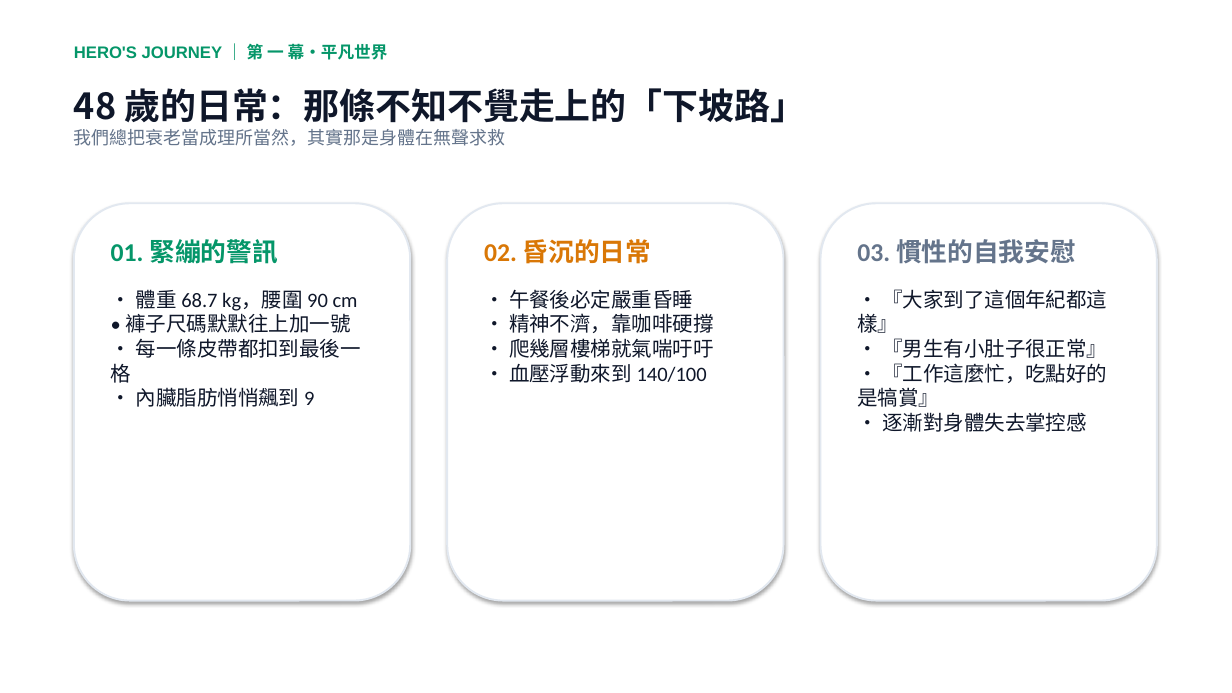
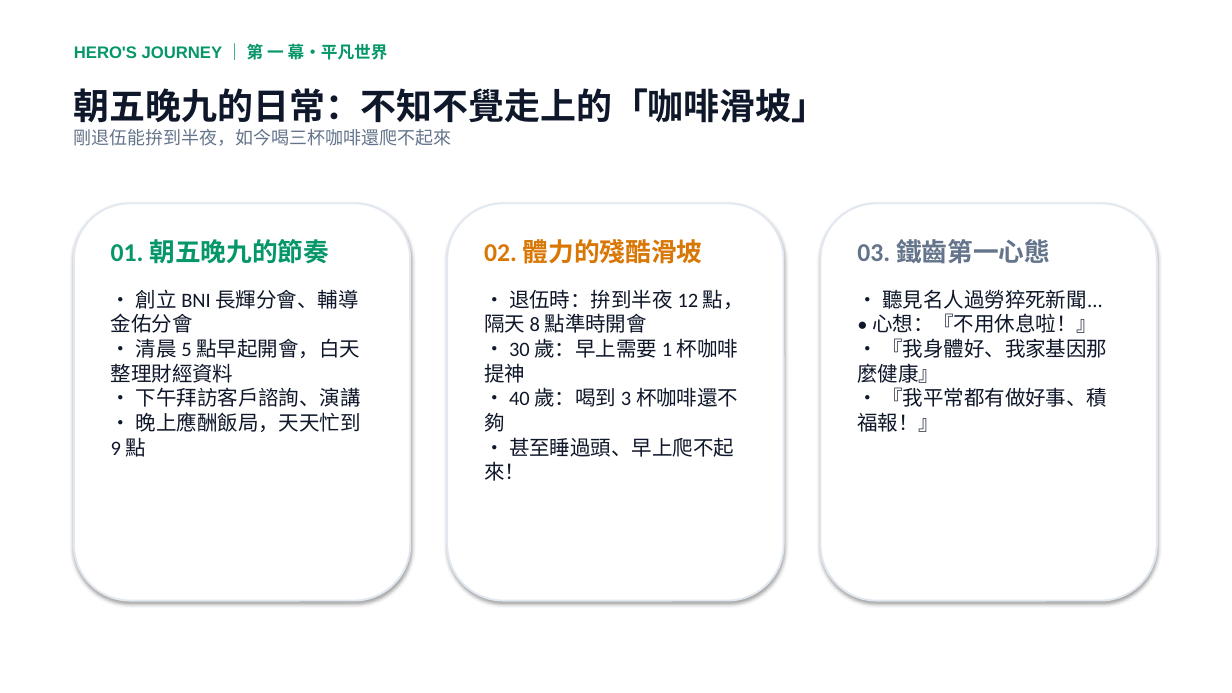
Before and after one commit to garfiwang/health-management-45days, a slide deck: slide 2 of 健管45天英雄旅程分享-王執定.pptx. Drawn at 1232x693 pixels with LibreOffice and Linux fonts; fonts in the diff are those of the drawing; background and template pictures are left out. Boxes give left, top, right and bottom in pixels: in the first picture for what was removed or moved away, otherwise in the second. Text is boxed around its words. In the diff, an @@ line names an element or a change of style, - is before the commit and + after.

Commit message:
feat: 完整收錄 Rich 親撰開場、第一幕與第二幕真實逐字稿與分鏡卡片

```diff
--- a/健管45天英雄旅程分享-王執定.pptx
+++ b/健管45天英雄旅程分享-王執定.pptx
@@ text at (74,88,828,146): text changed; size 14 to 28 pt; text colour #64748B to #0F172A; bold on @@
-48 歲的日常：那條不知不覺走上的「下坡路」
-我們總把衰老當成理所當然，其實那是身體在無聲求救
+朝五晚九的日常：不知不覺走上的「咖啡滑坡」
+剛退伍能拚到半夜，如今喝三杯咖啡還爬不起來
@@ text at (111,239,361,457): text changed @@
-01. 緊繃的警訊
-• 體重 68.7 kg，腰圍 90 cm
-• 褲子尺碼默默往上加一號
-• 每一條皮帶都扣到最後一格
-• 內臟脂肪悄悄飆到 9
+01. 朝五晚九的節奏
+• 創立 BNI 長輝分會、輔導金佑分會
+• 清晨 5 點早起開會，白天整理財經資料
+• 下午拜訪客戶諮詢、演講
+• 晚上應酬飯局，天天忙到 9 點
@@ text at (484,239,744,481): text changed @@
-02. 昏沉的日常
-• 午餐後必定嚴重昏睡
-• 精神不濟，靠咖啡硬撐
-• 爬幾層樓梯就氣喘吁吁
-• 血壓浮動來到 140/100
+02. 體力的殘酷滑坡
+• 退伍時：拚到半夜 12 點，隔天 8 點準時開會
+• 30 歲：早上需要 1 杯咖啡提神
+• 40 歲：喝到 3 杯咖啡還不夠
+• 甚至睡過頭、早上爬不起來！
@@ text at (857,239,1107,432): text changed @@
-03. 慣性的自我安慰
-• 『大家到了這個年紀都這樣』
-• 『男生有小肚子很正常』
-• 『工作這麼忙，吃點好的是犒賞』
-• 逐漸對身體失去掌控感
+03. 鐵齒第一心態
+• 聽見名人過勞猝死新聞...
+• 心想：『不用休息啦！』
+• 『我身體好、我家基因那麼健康』
+• 『我平常都有做好事、積福報！』
```
Also in this commit, not shown: 1 other slide changed, 2 other files.
